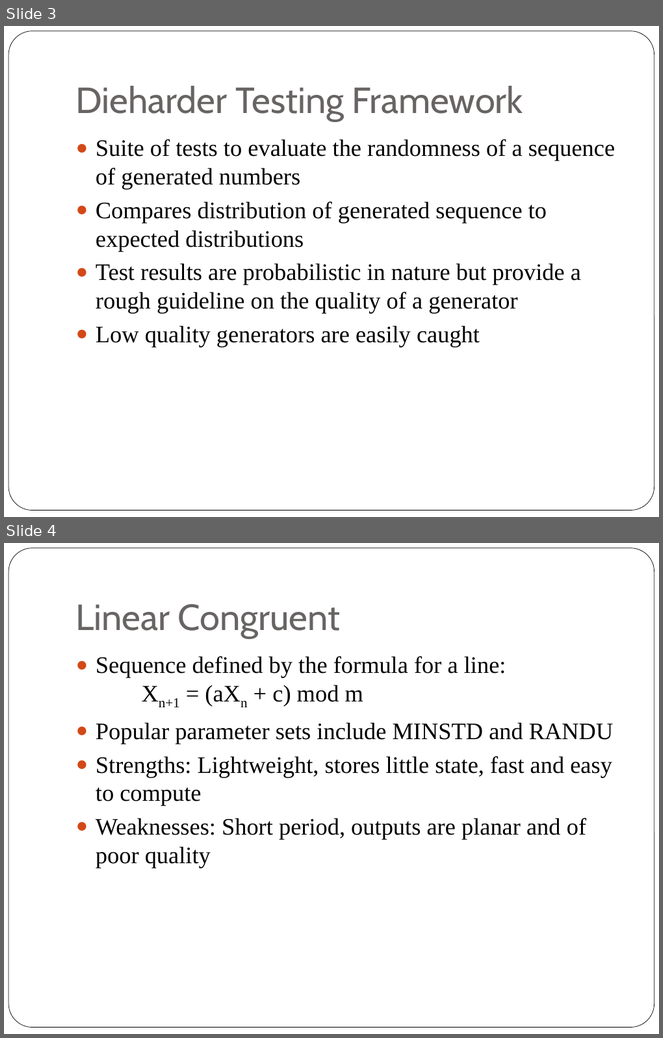
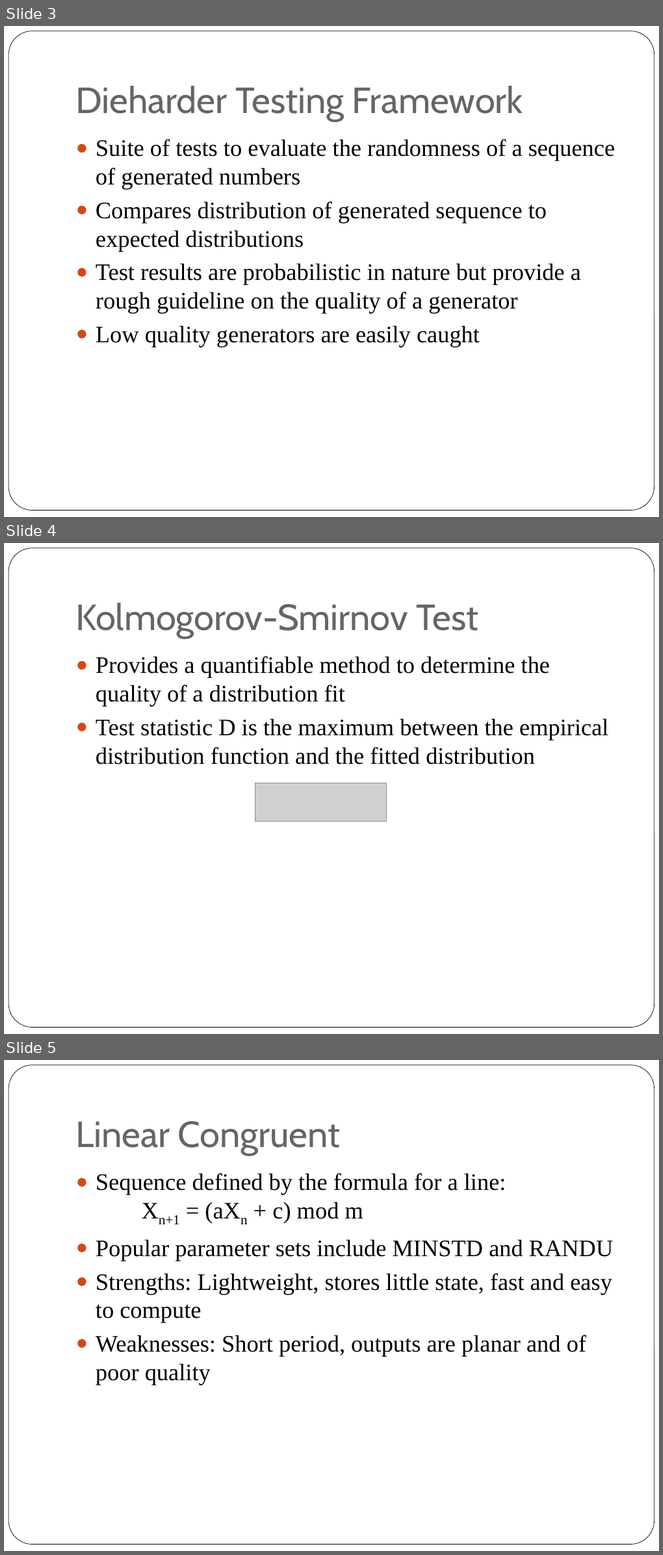
Before and after one commit to kashev/rngs, a slide deck: presentation/pres.pptx. Shown one above the other, each under a label of ours: slides 3 and 4 before the commit, slides 3, 4 and 5 after it. The pictures are 663x1038 and 663x1555 pixels, drawn with LibreOffice and Linux fonts; fonts in the diff are those of the drawing; grey boxes stand for pictures. Boxes give left, top, right and bottom in pixels: in the first picture for what was removed or moved away, otherwise in the second. Text is boxed around its words. In the diff, an @@ line names an element or a change of style, - is before the commit and + after.

Commit message:
Add incomplete stuff about KS testing

```diff
--- a/presentation/pres.pptx
+++ b/presentation/pres.pptx
@@ slide 4 added at [4, 543, 659, 1034], background #FFFFFF; not listed: 1 template element that a slide beside it also shows @@
@@ title added at [76, 603, 478, 639], 40 pt, text #696464 @@
+Kolmogorov-Smirnov Test
@@ text added at [96, 656, 608, 765], 26 pt, text #000000 @@
+● Provides a quantifiable method to determine the quality of a distribution fit
+● Test statistic D is the maximum between the empirical distribution function and the fitted distribution
@@ picture added at [255, 783, 387, 821] @@
@@ what was slide 4 is now slide 5 @@
```
